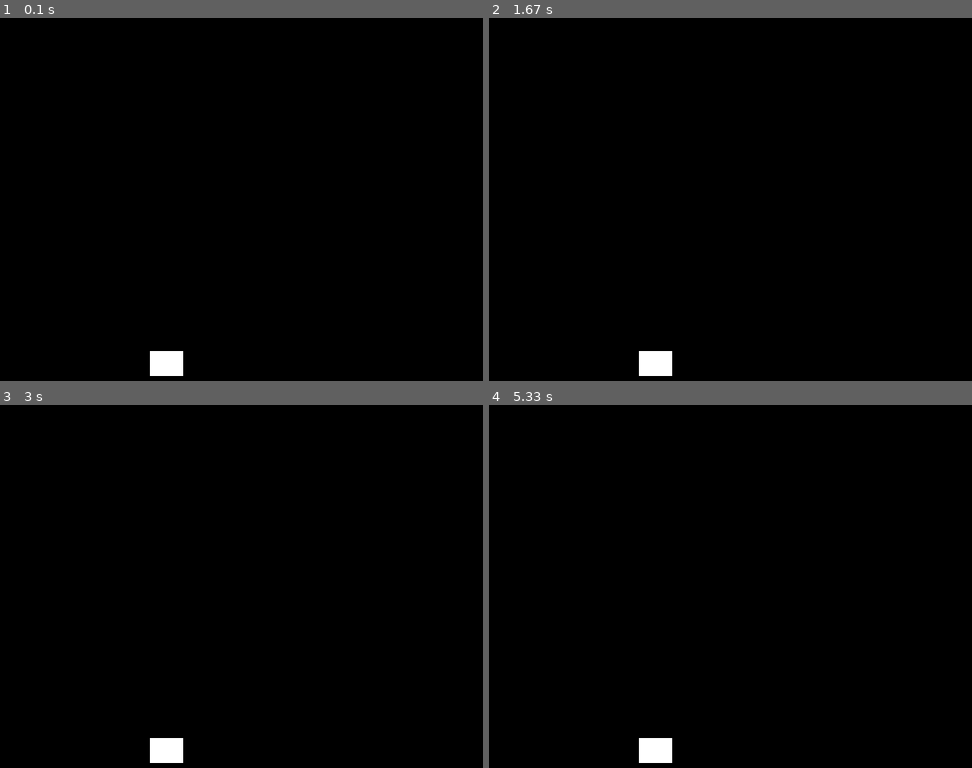
Above: before the commit, frames 1-4 (two rows, left to right).
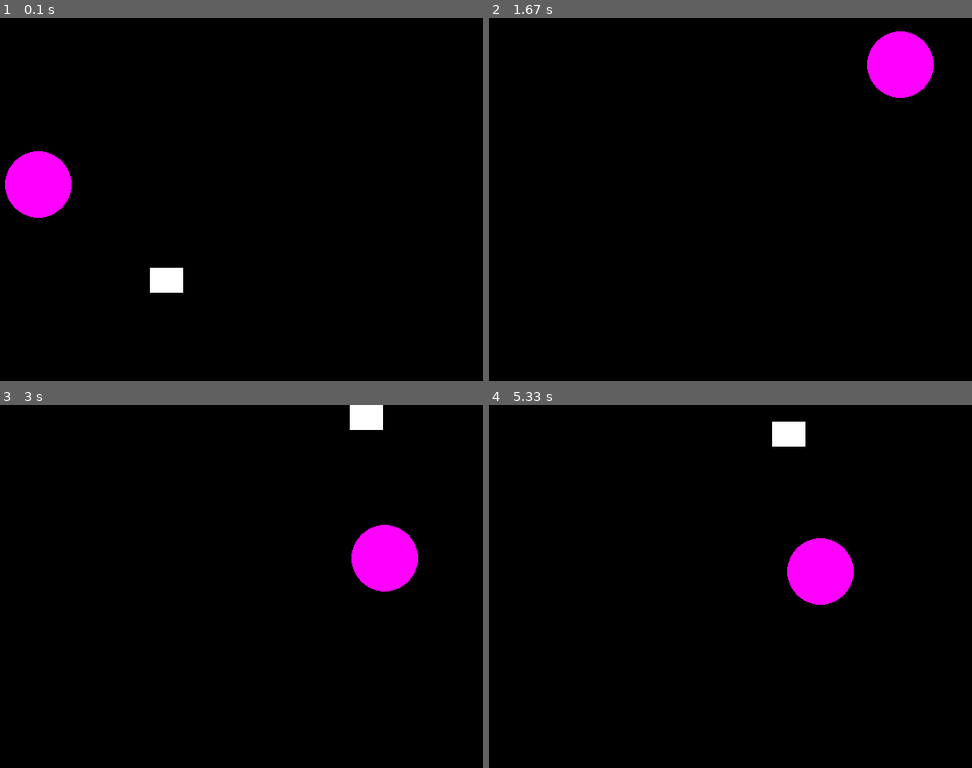
Above: after the commit, the same moments.

Repository: jlopezestrada/pygame-examples
Game: pygame game, started from examples/moving_objects.py
The game is run twice, just before and just after one commit, with the same random seed, the same clock (stepped at 60 frames per second) and the same inputs.
Inputs:
- Up to frame 1 (0.1 s): no input
- Up to frame 2 (1.67 s): hold W 0.33-0.8 s; hold Right 0.33-0.8 s; hold Right 0.83-1.3 s; hold D 0.83-1.3 s; hold Up 1.33-1.63 s; hold W 1.33-1.63 s
- Up to frame 3 (3 s): hold Right 1.67-2.13 s; hold D 1.67-2.13 s; hold Left 2.17-2.7 s; hold A 2.17-2.7 s; hold Down from 2.73 s (still down); hold S from 2.73 s (still down)
- Up to frame 4 (5.33 s): release Down at 3.03 s; release S at 3.03 s; hold Left 3.07-3.47 s; hold A 3.07-3.47 s; hold Up 3.5-3.87 s; hold W 3.5-3.87 s; hold Right 3.9-4.53 s; hold D 3.9-4.53 s; hold Down 4.57-4.93 s; hold S 4.57-4.93 s; hold Left from 4.97 s (still down); hold A from 4.97 s (still down)

The runs differ from the first frame. In frame 1, 2.9% of the frame differs, in the area x 1-38%, y 36-99%; in frame 2, 2.4%; in frame 3, 2.9%; in frame 4, 2.9%.

Commit message:
feature: add moving objects example

Diff:
--- a/examples/moving_objects.py
+++ b/examples/moving_objects.py
@@ -1,5 +1,4 @@
 import pygame
-import time
 
 pygame.init()
 
@@ -7,9 +6,18 @@
 SCREEN_WIDTH = 800
 SCREEN_HEIGHT = 600
 
-# Moving object 1
+# Moving object 1 (rectangle)
 OBJ_WIDTH = 40
 OBJ_HEIGHT = 30
+mov_x = SCREEN_WIDTH / 2
+mov_y = SCREEN_HEIGHT / 2
+obj_speed = 10
+
+# Moving object 2 (circle)
+CIRCLE_RADIUS = 40
+mov_x_circle = SCREEN_WIDTH / 3
+mov_y_circle = SCREEN_HEIGHT / 3
+circle_speed = 8
 
 # Init the screen
 screen = pygame.display.set_mode((SCREEN_WIDTH, SCREEN_HEIGHT))
@@ -22,12 +30,35 @@
 
 while running:
     for event in pygame.event.get():
-        print(event)
+        # print(event)
         if event.type == pygame.QUIT:
             running = False
 
-    pygame.draw.rect(screen, (255, 255, 255), (400, 400, OBJ_WIDTH, OBJ_HEIGHT))
+    screen.fill((0, 0, 0))
+
+    key_pressed = pygame.key.get_pressed() # pygame.key.get_pressed() returns an array of booleans with the pressed keys in the keyboard
+    # if instead of elif to handle multiple key movements https://docs.python.org/3/tutorial/controlflow.html
+    if key_pressed[pygame.K_w]:
+        mov_y -= obj_speed
+    if key_pressed[pygame.K_s]:
+        mov_y += obj_speed
+    if key_pressed[pygame.K_a]:
+        mov_x -= obj_speed
+    if key_pressed[pygame.K_d]:
+        mov_x += obj_speed
+
+    if key_pressed[pygame.K_UP]:
+        mov_y_circle -= circle_speed
+    if key_pressed[pygame.K_DOWN]:
+        mov_y_circle += circle_speed
+    if key_pressed[pygame.K_LEFT]:
+        mov_x_circle -= circle_speed
+    if key_pressed[pygame.K_RIGHT]:
+        mov_x_circle += circle_speed
+
+    pygame.draw.rect(screen, (255, 255, 255), (mov_x, mov_y, OBJ_WIDTH, OBJ_HEIGHT))
+    pygame.draw.circle(screen, (255, 0, 255), (int(mov_x_circle), int(mov_y_circle)), CIRCLE_RADIUS)
+
+    pygame.display.flip()
 
     clock.tick(60)
-
-    pygame.display.flip()
